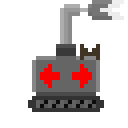
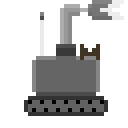
Before/after of a 128px x 128px layered artwork. What changed in the layer stack:
added layer "Layer 4" above "Layer 3" over [24, 96, 108, 116]
added layer "Layer 3" above "Layer 2" over [40, 12, 44, 56]
painted on "Layer 2" over [40, 64, 92, 88]
